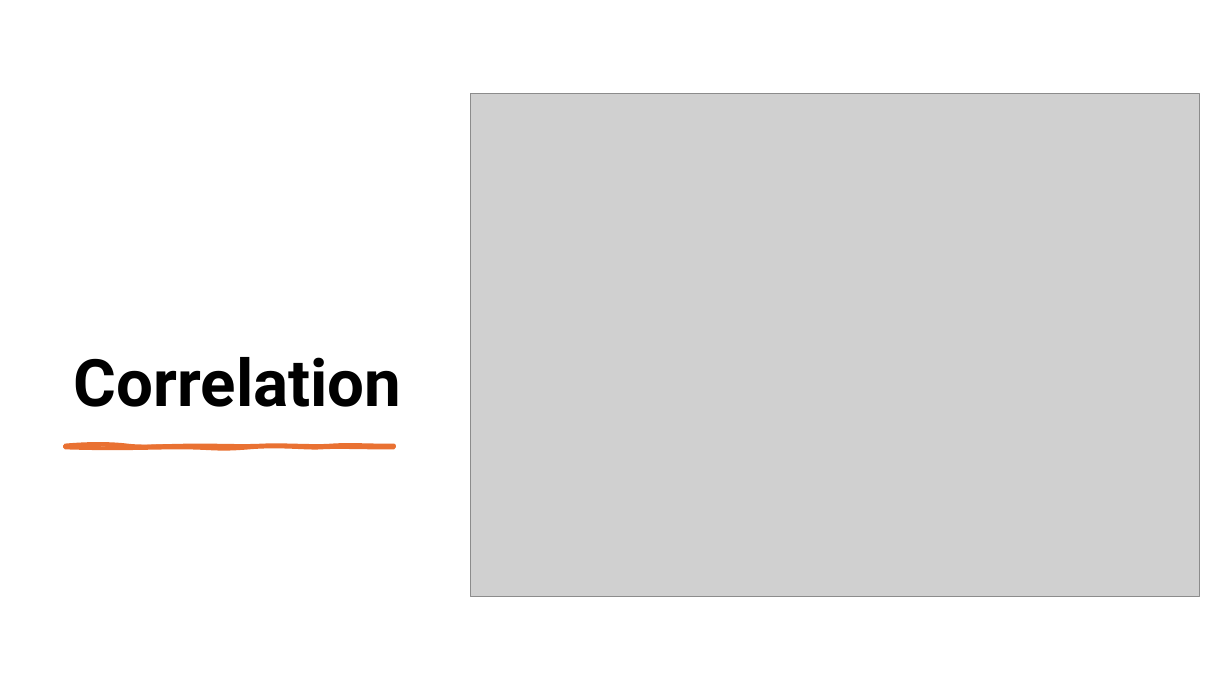
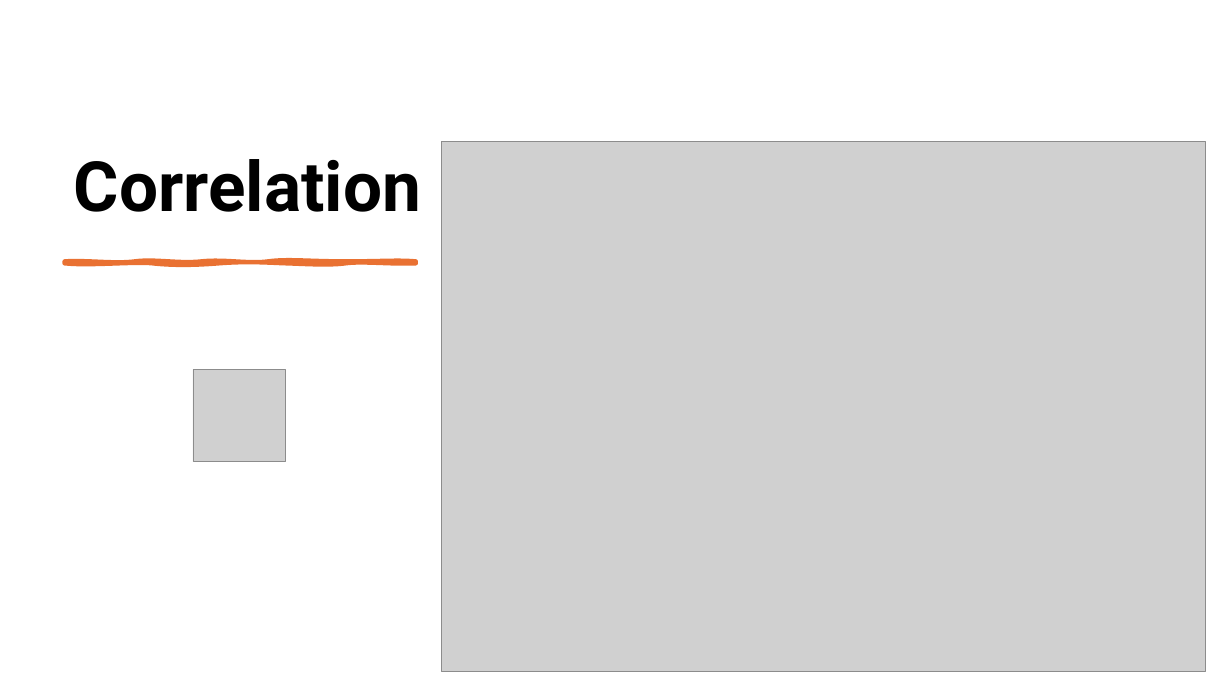
Before and after one commit to monikatyagiisc/employee-attrition-prediction, a slide deck: slide 5 of Project_Presentation_Employee_Attrition_Prediction.pptx. Drawn at 1232x693 pixels with LibreOffice and Linux fonts; fonts in the diff are those of the drawing; grey boxes stand for pictures. Boxes give left, top, right and bottom in pixels: in the first picture for what was removed or moved away, otherwise in the second. Text is boxed around its words. In the diff, an @@ line names an element or a change of style, - is before the commit and + after.

```diff
--- a/Project_Presentation_Employee_Attrition_Prediction.pptx
+++ b/Project_Presentation_Employee_Attrition_Prediction.pptx
@@ title "Correlation": place and size @@
-title "Correlation" at <box>74,357,402,407</box>
+title "Correlation" at <box>74,159,421,212</box>
@@ title "Correlation" at <box>74,159,421,212</box>: size 51 to 54 pt @@
@@ picture: place and size @@
-picture at <box>470,93,1200,596</box>
+picture at <box>442,141,1206,671</box>
@@ freeform shape added at <box>65,262,416,263</box>, fill #E97132, outline #E97132 3.5 pt @@
@@ picture added at <box>193,370,286,462</box> @@
@@ freeform shape removed at <box>65,445,394,447</box> @@
```
Also in this commit, not shown: 3 other files.
